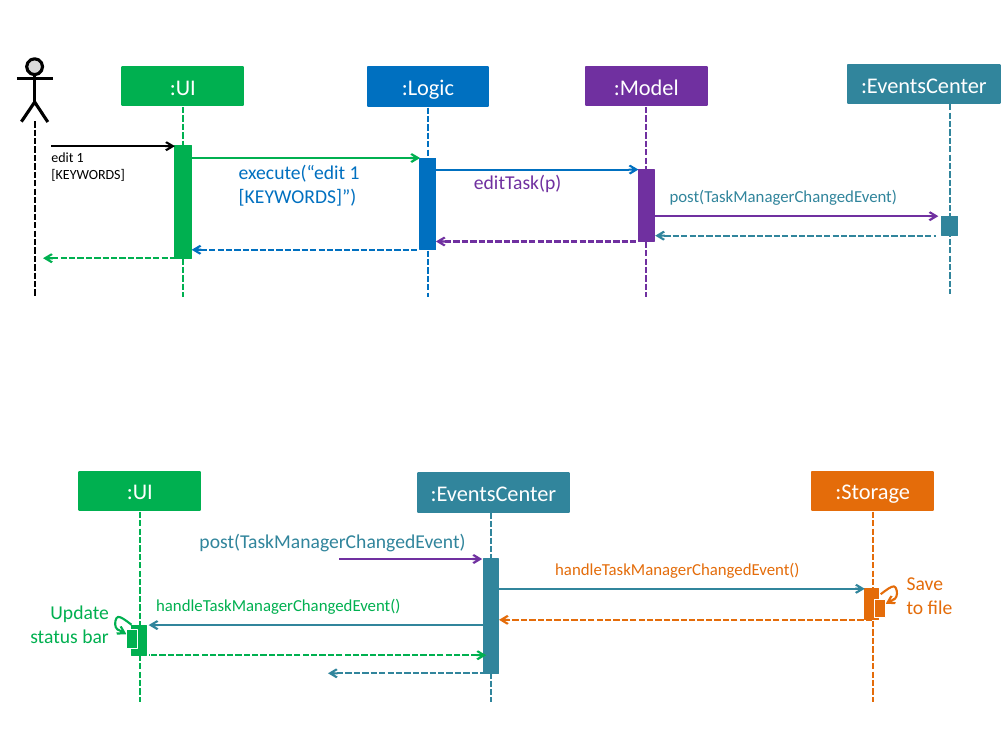
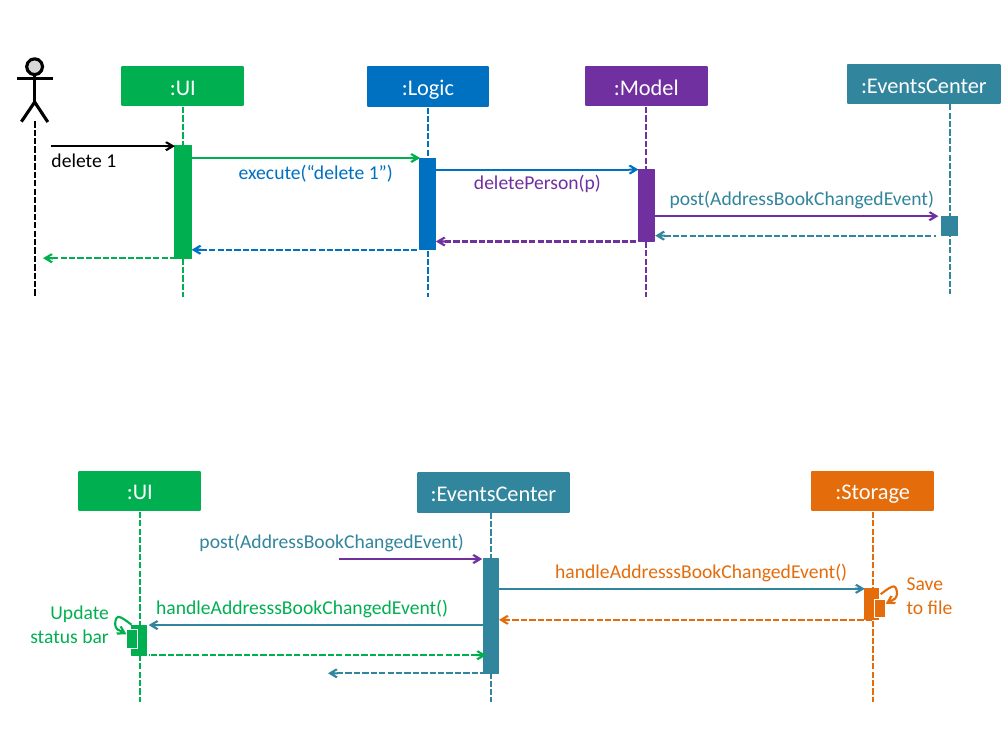
Before and after one commit to yunchun-liu/FastTask, a slide deck: slide 1 of docs/diagrams/HighLevelSequenceDiagrams.pptx. Drawn at 1008x756 pixels with LibreOffice and Linux fonts; fonts in the diff are those of the drawing. Boxes give left, top, right and bottom in pixels: in the first picture for what was removed or moved away, otherwise in the second. Text is boxed around its words. In the diff, an @@ line names an element or a change of style, - is before the commit and + after.

```diff
--- a/docs/diagrams/HighLevelSequenceDiagrams.pptx
+++ b/docs/diagrams/HighLevelSequenceDiagrams.pptx
@@ text at [51,153,116,167]: text changed; size 10 to 14 pt @@
-edit 1
-[KEYWORDS]
+delete 1
@@ text at [239,165,393,182]: text changed @@
-execute(“edit 1 [KEYWORDS]”)
+execute(“delete 1”)
@@ text at [474,175,601,192]: text changed @@
-editTask(p)
+deletePerson(p)
@@ text at [670,191,934,209]: text changed; size 12 to 14 pt @@
-post(TaskManagerChangedEvent)
+post(AddressBookChangedEvent)
@@ text at [199,534,463,552]: text changed @@
-post(TaskManagerChangedEvent)
+post(AddressBookChangedEvent)
@@ text at [555,564,847,582]: text changed; size 12 to 14 pt @@
-handleTaskManagerChangedEvent()
+handleAddresssBookChangedEvent()
@@ text at [156,600,448,618]: text changed; size 12 to 14 pt @@
-handleTaskManagerChangedEvent()
+handleAddresssBookChangedEvent()
```
Also in this commit, not shown: 28 other files.
